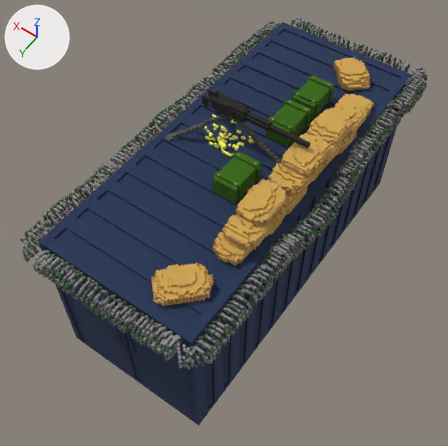
Before and after pictures for a commit that changed the OBJ model OniDefense/Assets/Prefabs/Voxels/MagicaVoxel/Defenses/mitrailleuse_v2.vox.obj.
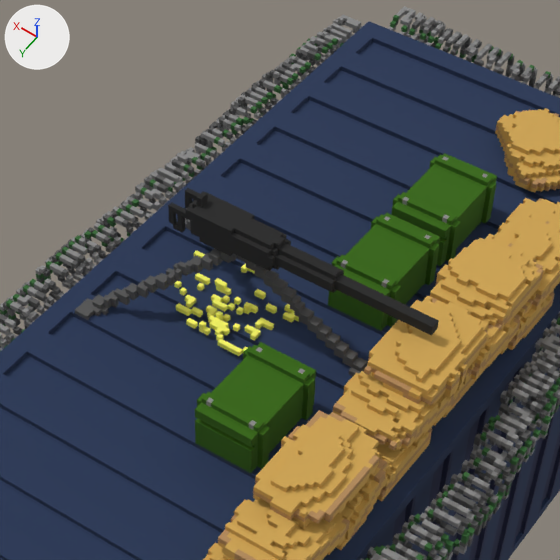
Each version appears first whole from a camera (50 mm lens) standing at (-11.1, 17.5, 29.3) and looking at (0.2, 1.7, 4.5), and next in a close-up on the part from 30% to 80% of the width and 3% to 54% of the height. Every picture has the same lights, and +X, +Y and +Z are marked at upper left. Where no turn or scale is listed for an object, it has been applied to the vertices. Vertices at the same position are counted once.

The older version as bpy lines, for what is in view:
```python
me_untitled = bpy.data.meshes.new('Untitled')
me_untitled.from_pydata(...)  # 27179 vertices, 55312 faces; spans x -5.1..5.0, y -10.4..10.4, z 0.0..10.9
me_untitled.materials.append(mat_palette)  # picture img_mitrailleuse_v2_vox_png
ob_untitled = bpy.data.objects.new('Untitled', me_untitled)
ob_untitled.location = (0.0, 0.0, 0.0)
```
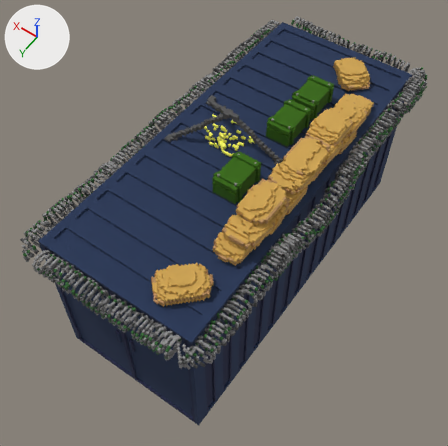
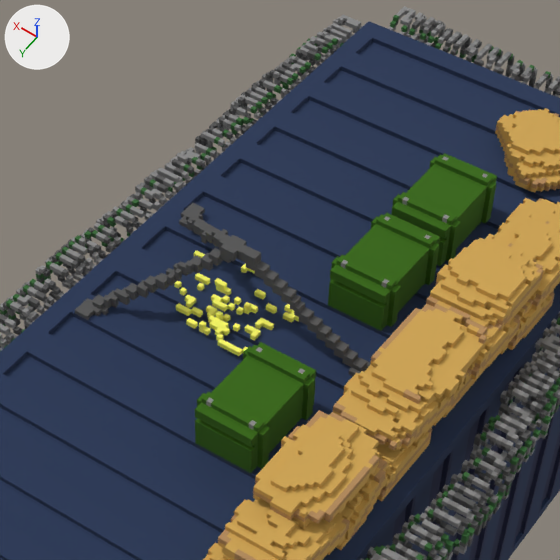
Where the change shows, as pixel boxes [x1, y1, x2, y2] in the close-ups (560 x 560 px):
part 1 of me_untitled, cut back
    before: [168, 188, 488, 406]
    after: [376, 304, 487, 408]

The change, as a list of edits to the scene's bpy script:
```text
Change me_untitled:
    used by ob_untitled; location = (0.0, 0.0, 0.0)
    remove me_untitled.from_pydata(...)  # 27179 vertices, 55312 faces; spans x -5.1..5.0, y -10.4..10.4, z 0.0..10.9
    add me_untitled.from_pydata(...)  # 26914 vertices, 54778 faces; spans x -5.1..5.0, y -10.4..10.4, z 0.0..10.1
    me_untitled part 1: 13 vertices moved from x -3.7..-2.3, y -1.1..0.4, z 9.8..10.0 to x -3.6..-2.4, y -1.0..0.6, z 9.7..9.8; 326 vertices removed from x -3.7..2.5, y -1.3..1.0, z 9.6..10.9; 61 vertices added at x -3.6..-2.3, y -1.2..0.9, z 9.6..9.8
```
